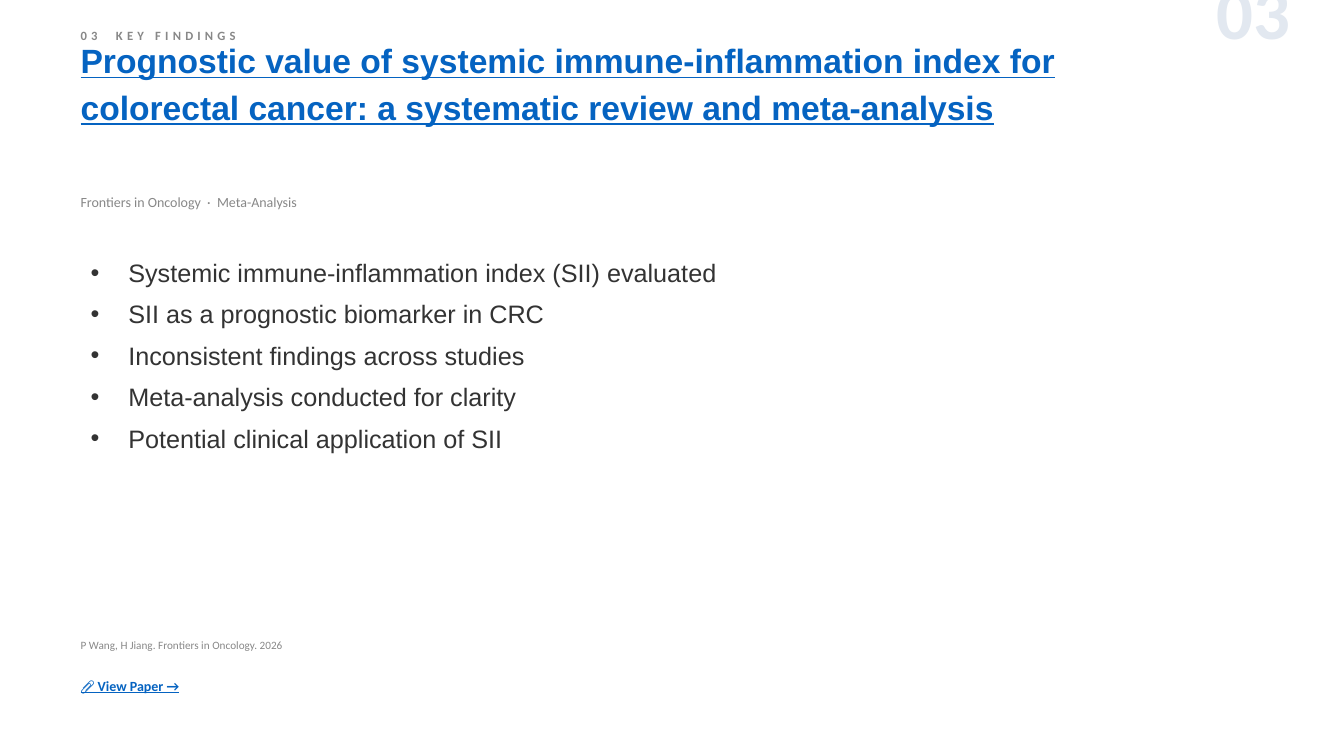
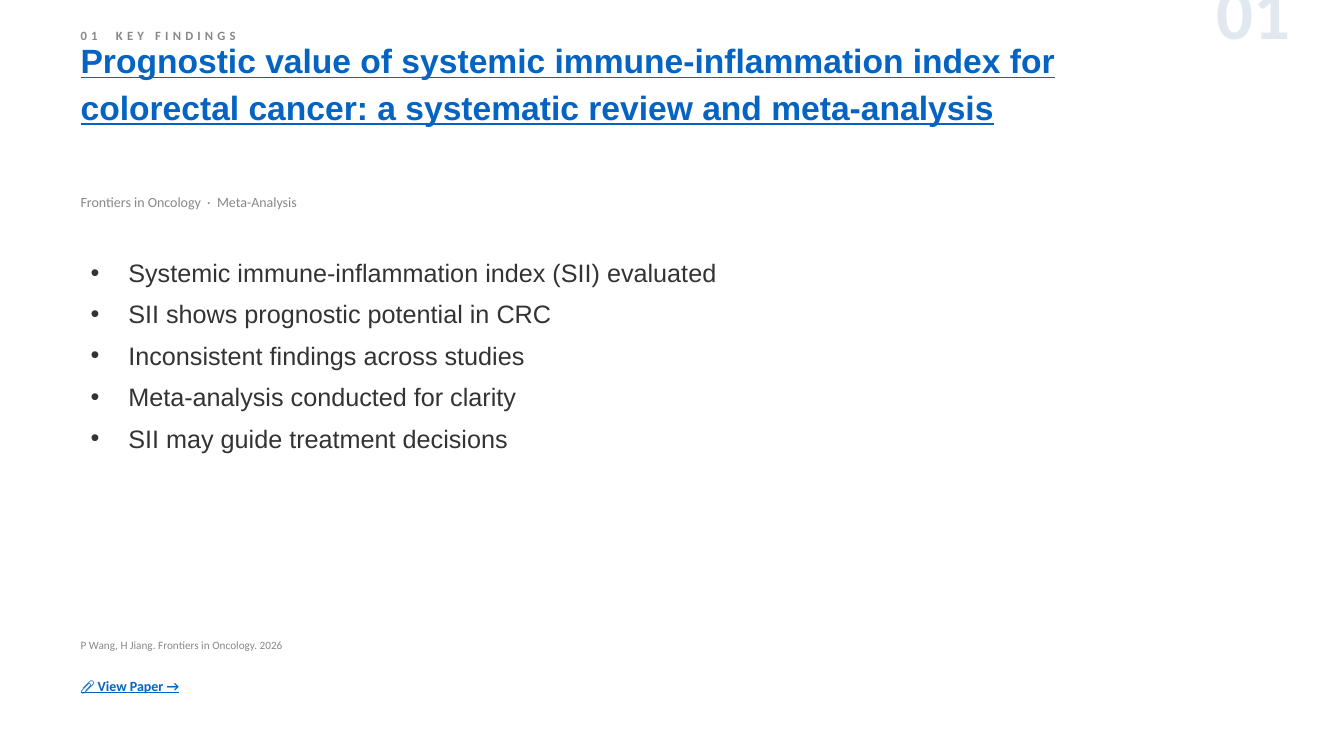
Before and after one commit to jejenhu-maker/colorectal-weekly-digest, a slide deck: slide 3 of docs/digest-en.pptx (slide 5 before the commit). Drawn at 1344x756 pixels with LibreOffice and Linux fonts; fonts in the diff are those of the drawing. Boxes give left, top, right and bottom in pixels: in the first picture for what was removed or moved away, otherwise in the second. Text is boxed around its words. In the diff, an @@ line names an element or a change of style, - is before the commit and + after.

```diff
--- a/docs/digest-en.pptx
+++ b/docs/digest-en.pptx
@@ text at (1008,10,1291,10): text changed @@
-03
+01
@@ text at (81,32,236,40): text changed @@
-03 KEY FINDINGS
+01 KEY FINDINGS
@@ text at (128,304,552,329): text changed @@
-• SII as a prognostic biomarker in CRC
+• SII shows prognostic potential in CRC
@@ text at (128,429,508,453): text changed @@
-• Potential clinical application of SII
+• SII may guide treatment decisions
```
Also in this commit, not shown: 10 other slides changed, 3 slides added, 3 slides removed, 2 other files.
